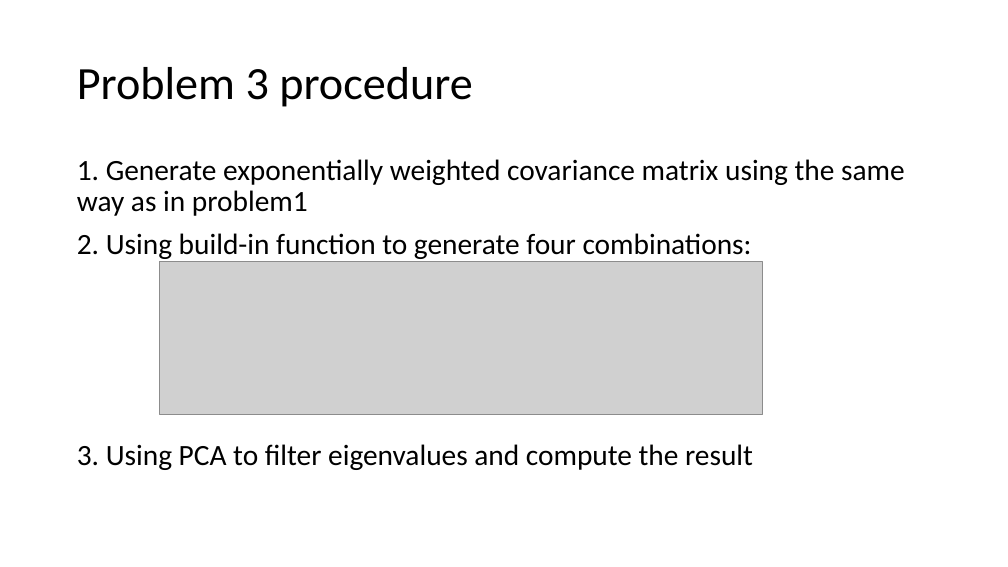
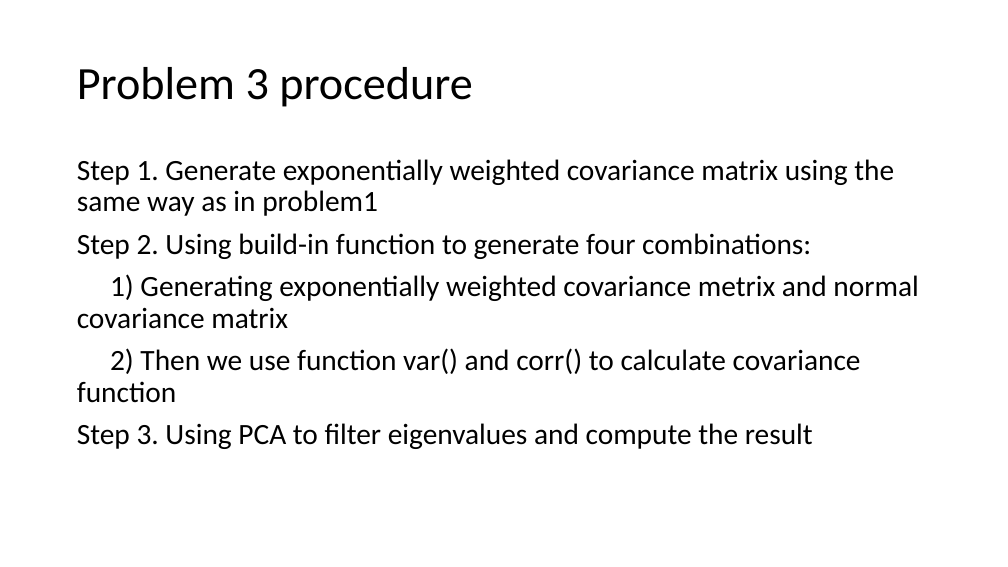
Before and after one commit to xiaokuan-zhao/FINTECH545, a slide deck: slide 4 of Week03/Project/Week3.pptx. Drawn at 1008x567 pixels with LibreOffice and Linux fonts; fonts in the diff are those of the drawing; grey boxes stand for pictures. Boxes give left, top, right and bottom in pixels: in the first picture for what was removed or moved away, otherwise in the second. Text is boxed around its words. In the diff, an @@ line names an element or a change of style, - is before the commit and + after.

```diff
--- a/Week03/Project/Week3.pptx
+++ b/Week03/Project/Week3.pptx
@@ text at bbox=[77, 159, 918, 449]: text changed @@
-1. Generate exponentially weighted covariance matrix using the same way as in problem1
-2. Using build-in function to generate four combinations:
-3. Using PCA to filter eigenvalues and compute the result
+Step 1. Generate exponentially weighted covariance matrix using the same way as in problem1
+Step 2. Using build-in function to generate four combinations:
+1) Generating exponentially weighted covariance metrix and normal covariance matrix
+2) Then we use function var() and corr() to calculate covariance function
+Step 3. Using PCA to filter eigenvalues and compute the result
@@ picture removed at bbox=[160, 262, 762, 414] @@
```
Also in this commit, not shown: 10 other files.
